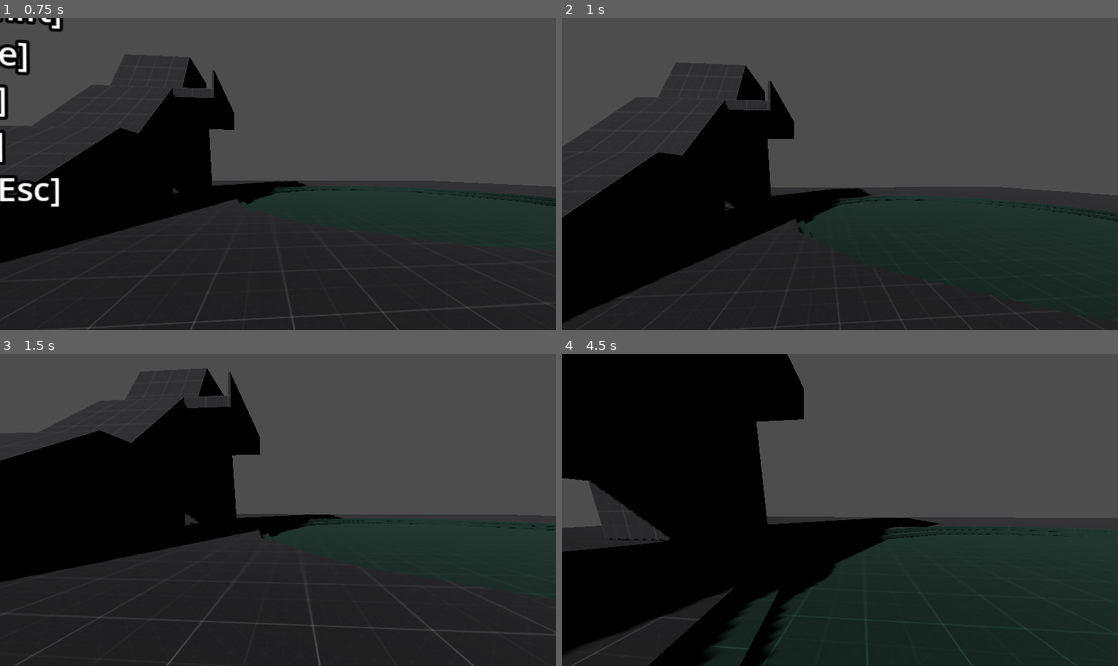
Above: before the commit, frames 1-4 (two rows, left to right).
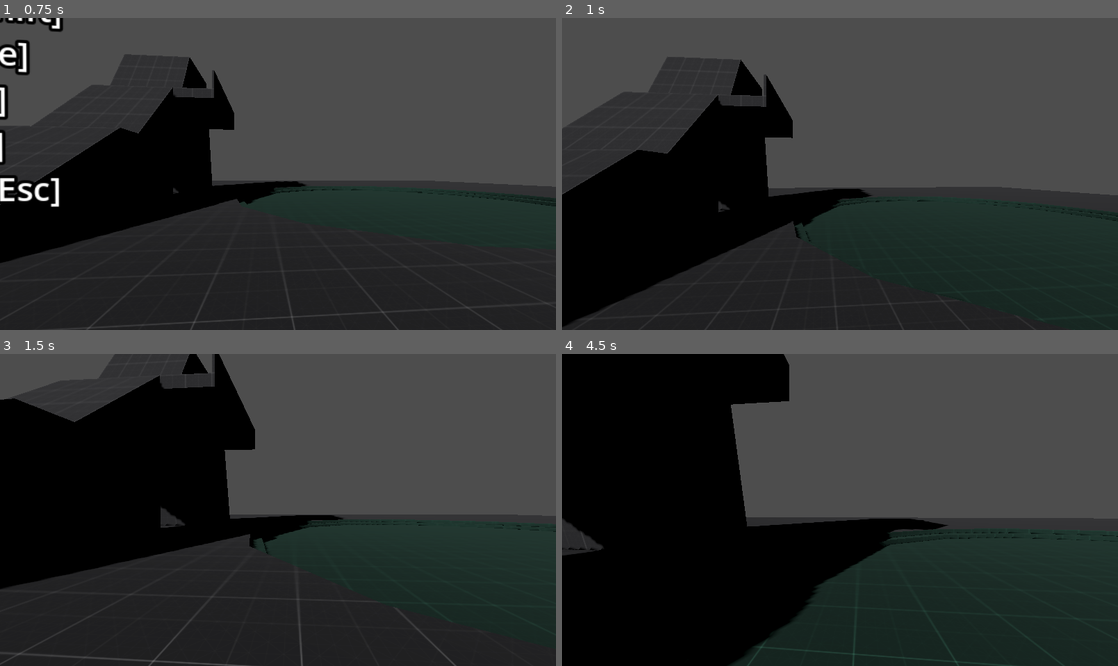
Above: after the commit, the same moments.

Repository: newengland-neighbor/data-driven-fp-controller
Game: Godot game, scene res://Scenes/prototyping_room.tscn
The game is run twice, just before and just after one commit, with the same random seed, the same clock (stepped at 60 frames per second) and the same inputs.
Inputs (mouse positions are in pixels of both pictures, inside the frame that each line leads up to):
- Up to frame 1 (0.75 s): move the mouse to (305, 174) at 0.52 s; hold W (move_forward) from 0.53 s (still down); hold Shift (sprint) from 0.53 s (still down)
- Up to frame 2 (1 s): keep holding W (move_forward); keep holding Shift (sprint); tap Space (jump) at 0.77 s
- Up to frame 3 (1.5 s): keep holding W (move_forward); move the mouse to (250, 510) at 1.27 s; release Shift (sprint) at 1.28 s; tap C (crouch) at 1.35 s
- Up to frame 4 (4.5 s): keep holding W (move_forward); tap Space (jump) at 1.52, 3.02, 3.77 s; tap Shift (sprint) at 1.55, 2.85, 3.8, 4.35 s; move the mouse to (851, 503) at 2.02 s; hold Shift (sprint) 2.03-2.78 s; move the mouse to (834, 516) at 2.77 s; move the mouse to (878, 513) at 3.52 s; hold C (crouch) 3.53-4.28 s; move the mouse to (795, 506) at 4.27 s

Frame 1 is identical in both runs. In frame 2, 3.5% of the frame differs, in the area x 0-100%, y 12-100%; in frame 3, 8.5%; in frame 4, 9.6%, in the area x 0-100%, y 0-100%.

Commit message:
Update fp_movement_component.gd

Diff:
--- a/Data/Components/fp_movement_component.gd
+++ b/Data/Components/fp_movement_component.gd
@@ -41,7 +41,7 @@
 func is_sprinting() -> bool:
 	return (
 		Input.is_action_pressed("sprint")
-		and current_state is FPMS_Moving
+		and current_state is not FPMS_Idle
 		)
 
 func _on_step_requested(direction:int, step_height:float) -> void:
